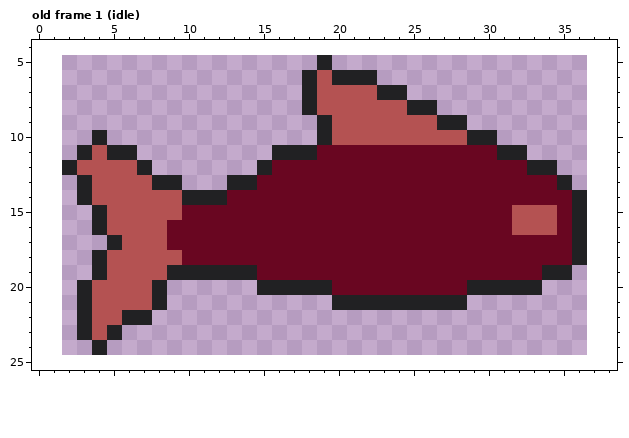
File history of a pixel-art file, data/imgs/animations/ghost.ase. This is how it looked before the edit.
35x20 pixels, 1 frame. Shown: old frame 1 (idle): x 0..38, y 4..25. The old version is drawn lined up with the new one, on the new canvas. The commit also changed other frames, which this record leaves out.
Once edited:
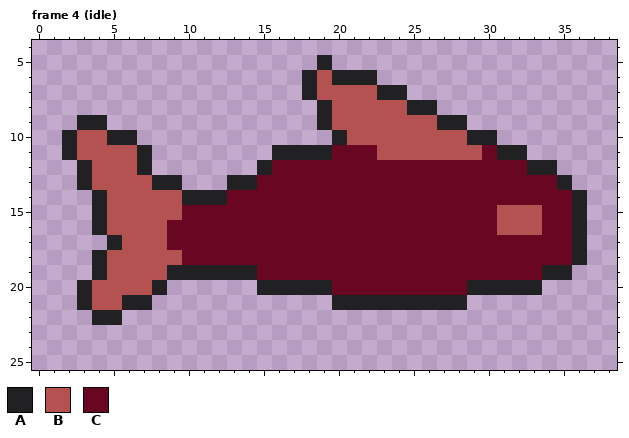
Palette (. is transparent): A #212123  B #b45252  C #690621
A new or re-ordered frame is compared with the old frame closest to it.
Difference:
canvas 35x20 -> 40x30, the old top-left corner now at 2,5
frames 1 -> 4
Frame 4 (idle) is new; against old frame 1 (idle):
There is now colour A in row 9 at x 3 to 4; in row 10 at x 2 and 5 to 6; in row 11 at x 2 and 7.
The edit turns colour B into colour A in row 8 at x 19; in row 10 at x 20; in row 12 at x 3; in row 14 at x 4; in row 21 at x 6 to 7; in row 22 at x 4 to 5.
The edit turns colour C into colour A in row 11 at x 19.
There is now colour B in row 10 at x 3.
The edit turns colour A into colour B in row 10 at x 4; in row 11 at x 3 and 5 to 6.
The edit turns colour C into colour B in row 11 at x 23 to 29; in rows 15 to 16 at x 31.
The edit turns colour B into colour C in rows 15 to 16 at x 34.
The edit erases colour A in row 8 at x 18; in row 10 at x 19; in row 12 at x 2; in row 14 at x 3; in row 21 at x 8; in row 22 at x 3 and 6 to 7.
The edit erases colour A in row 23 at x 3 and 5; in row 24 at x 4.
The edit erases colour B in row 23 at x 4.
